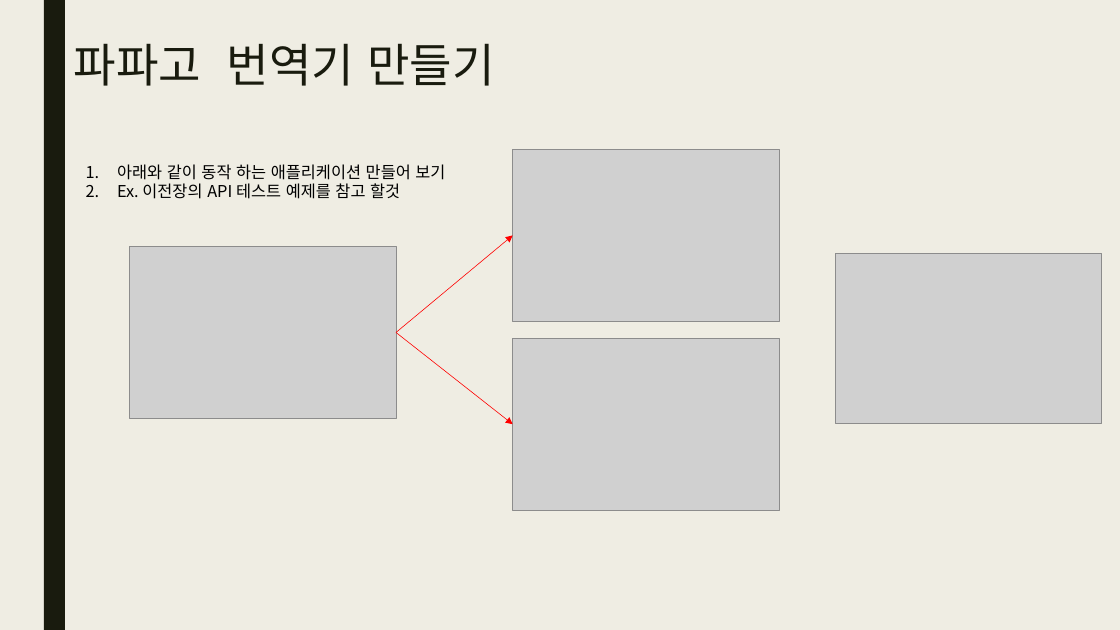
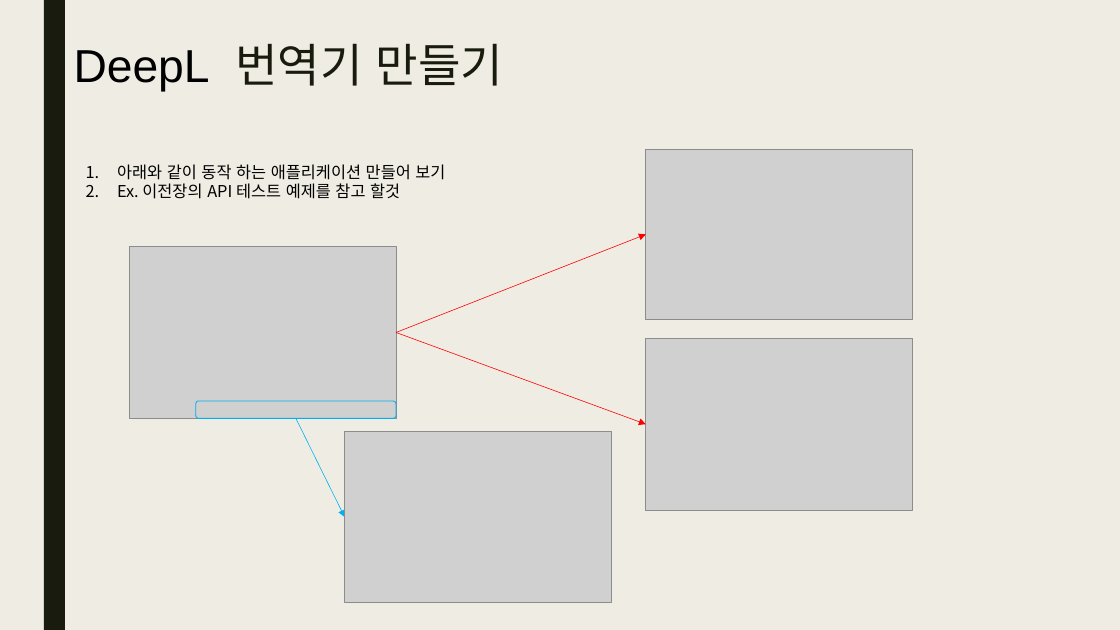
Before and after one commit to gomtings/JeoninHighSchool, a slide deck: slide 7 of 수업예제/24-1방과후수업(python)/방과후수업_번역기 만들기.pptx (slide 4 before the commit). Drawn at 1120x630 pixels with LibreOffice and Linux fonts; fonts in the diff are those of the drawing; grey boxes stand for pictures. Boxes give left, top, right and bottom in pixels: in the first picture for what was removed or moved away, otherwise in the second. Text is boxed around its words. In the diff, an @@ line names an element or a change of style, - is before the commit and + after.

Commit message:
Deep L API 를 이용한 번역기 만들기.

```diff
--- a/수업예제/24-1방과후수업(python)/방과후수업_번역기 만들기.pptx
+++ b/수업예제/24-1방과후수업(python)/방과후수업_번역기 만들기.pptx
@@ title at box(74, 43, 504, 92): text changed; font Lato to Arial @@
-파파고 번역기 만들기
+DeepL 번역기 만들기
@@ picture removed at box(513, 150, 779, 321) @@
@@ picture added at box(646, 150, 912, 320) @@
@@ arrow moved from (396, 333) - (513, 235) to (396, 333) - (646, 234) @@
@@ picture removed at box(835, 253, 1102, 423) @@
@@ arrow moved from (396, 333) - (513, 424) to (396, 333) - (646, 424) @@
@@ picture removed at box(513, 339, 779, 510) @@
@@ picture added at box(646, 339, 912, 510) @@
@@ rounded rectangle added at box(196, 401, 396, 418), outline #00B0F0 0.75 pt @@
@@ arrow added from (296, 418) to (344, 518), #00B0F0 0.5 pt @@
@@ picture added at box(344, 431, 611, 602) @@
```
Also in this commit, not shown: 2 other slides changed, 3 slides added, 6 other files.
